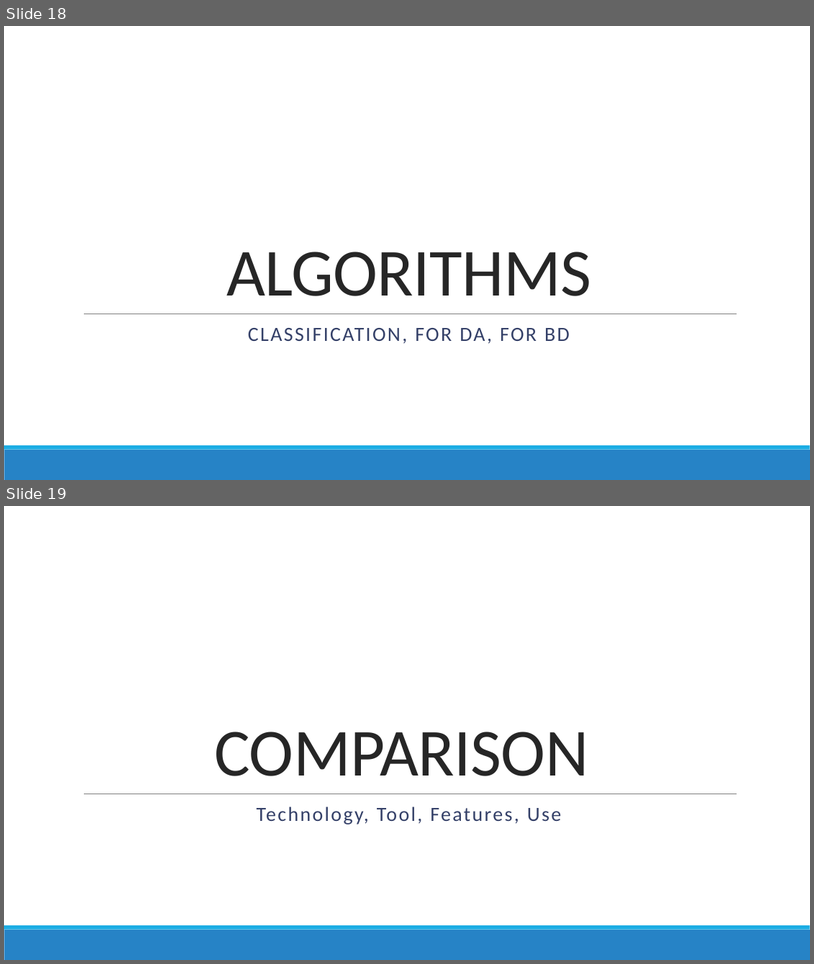
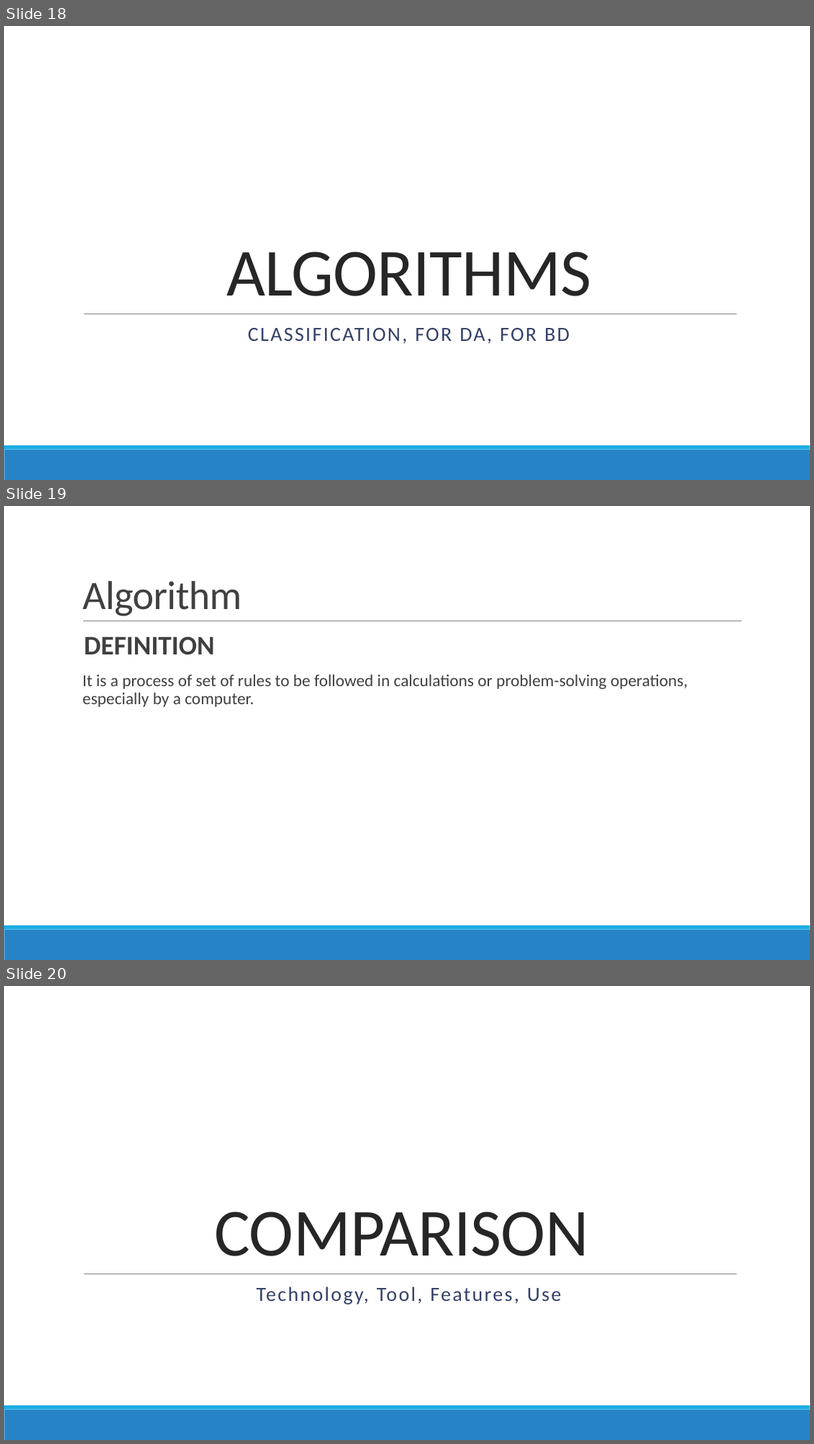
Before and after one commit to DistributedSystems-Fall2018-NEDUET/project-dist_sys, a slide deck: Project Interim Submission/Generic DS Framework.pptx. Shown one above the other, each under a label of ours: slides 18 and 19 before the commit, slides 18, 19 and 20 after it. The pictures are 814x964 and 814x1444 pixels, drawn with LibreOffice and Linux fonts; fonts in the diff are those of the drawing. Boxes give left, top, right and bottom in pixels: in the first picture for what was removed or moved away, otherwise in the second. Text is boxed around its words. In the diff, an @@ line names an element or a change of style, - is before the commit and + after.

Commit message:
Added Algorithm slide
Added Algorithm slide

```diff
--- a/Project Interim Submission/Generic DS Framework.pptx
+++ b/Project Interim Submission/Generic DS Framework.pptx
@@ slide 19 added at [4,506,810,960], background #FFFFFF; not listed: 2 template elements that a slide beside it also shows @@
@@ title added at [82,581,242,616], 48 pt, text #404040 @@
+Algorithm
@@ line added from (83, 621) to (743, 621), #808080 0.5 pt @@
@@ text added at [82,636,688,707], 20 pt, text #404040 @@
+  DEFINITION
+  It is a process of set of rules to be followed in calculations or problem-solving operations, especially by a computer.
@@ what was slide 19 is now slide 20 @@
```
